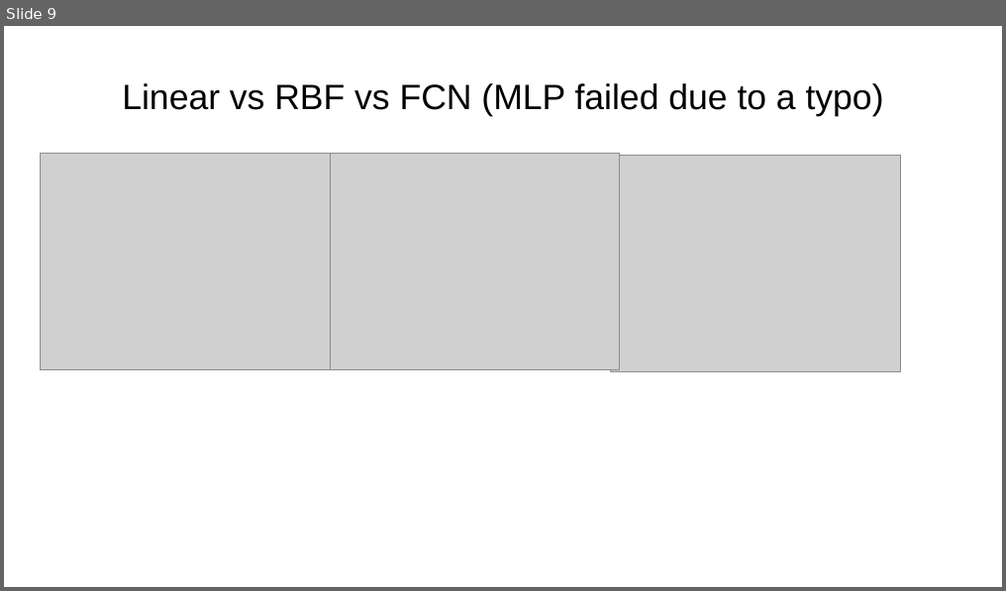
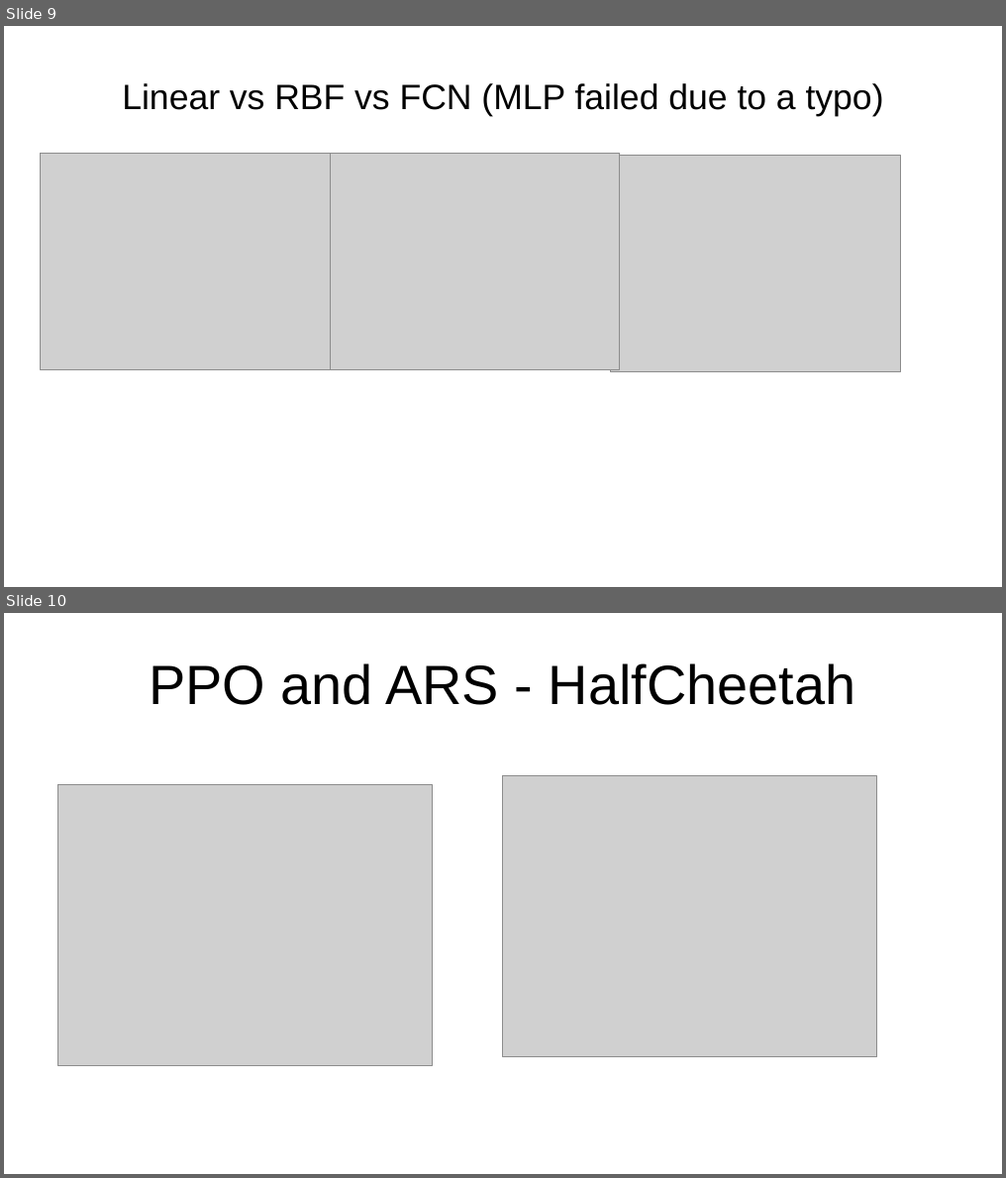
Before and after one commit to sgillen/seagul, a slide deck: seagul/rllib/rllib_with_rbf/Temporary_Results.odp. Shown one above the other, each under a label of ours: slide 9 before the commit, slides 9 and 10 after it. The pictures are 1006x591 and 1006x1178 pixels, drawn with LibreOffice and Linux fonts; fonts in the diff are those of the drawing; grey boxes stand for pictures. Boxes give left, top, right and bottom in pixels: in the first picture for what was removed or moved away, otherwise in the second. Text is boxed around its words. In the diff, an @@ line names an element or a change of style, - is before the commit and + after.

```diff
--- a/seagul/rllib/rllib_with_rbf/Temporary_Results.odp
+++ b/seagul/rllib/rllib_with_rbf/Temporary_Results.odp
@@ slide 10 added at box(4, 613, 1002, 1174), background #FFFFFF @@
@@ title added at box(149, 663, 856, 705), 44 pt, text #000000 @@
+PPO and ARS - HalfCheetah
@@ picture added at box(58, 785, 433, 1065) @@
@@ picture added at box(502, 776, 876, 1057) @@
```
Also in this commit, not shown: 2 other slides added, 6 other files.
